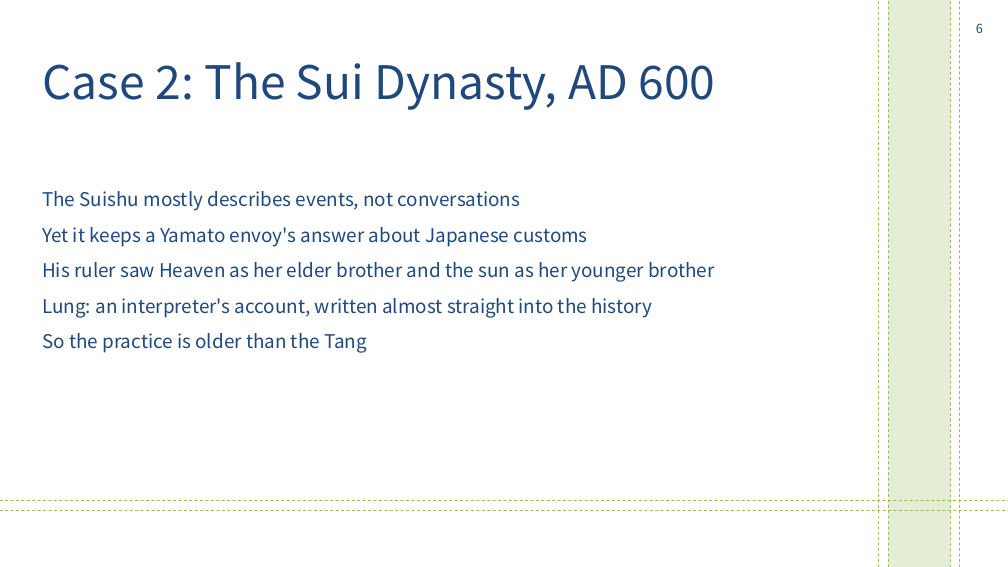
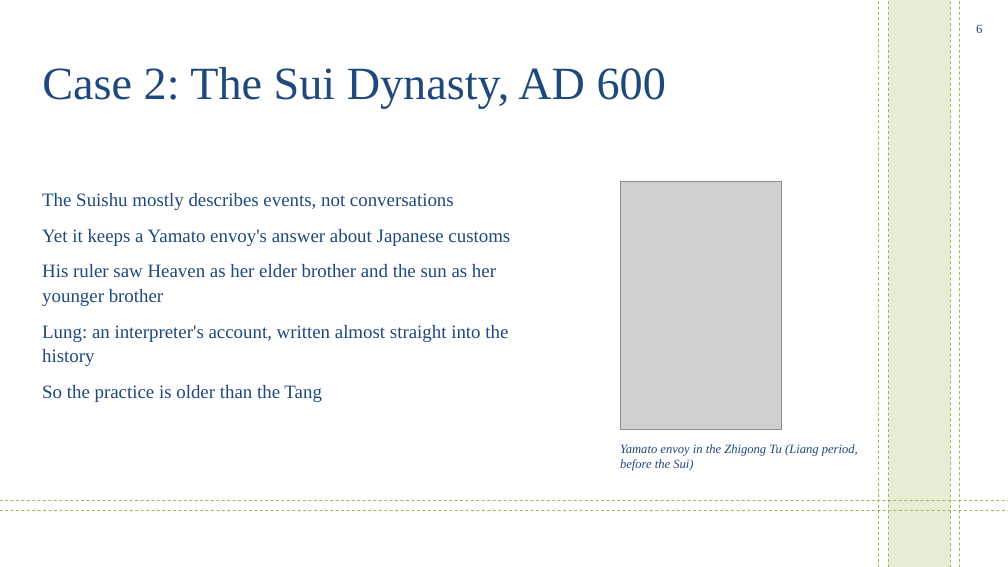
Before and after one commit to WuYusen825/me, a slide deck: slide 6 of Speaker2_slides.pptx. Drawn at 1008x567 pixels with LibreOffice and Linux fonts; fonts in the diff are those of the drawing; grey boxes stand for pictures; background and template pictures are left out. Boxes give left, top, right and bottom in pixels: in the first picture for what was removed or moved away, otherwise in the second. Text is boxed around its words. In the diff, an @@ line names an element or a change of style, - is before the commit and + after.

```diff
--- a/Speaker2_slides.pptx
+++ b/Speaker2_slides.pptx
@@ font Noto Sans CJK SC to Times New Roman in 3 elements at bbox=[42, 67, 666, 109], bbox=[976, 24, 982, 33], bbox=[42, 193, 510, 402] @@
@@ picture added at bbox=[620, 182, 782, 430] @@
@@ text added at bbox=[620, 444, 858, 471], 12 pt, text #1F497D, italic @@
+Yamato envoy in the Zhigong Tu (Liang period, before the Sui)
```
Also in this commit, not shown: 7 other slides changed, 1 other file.
